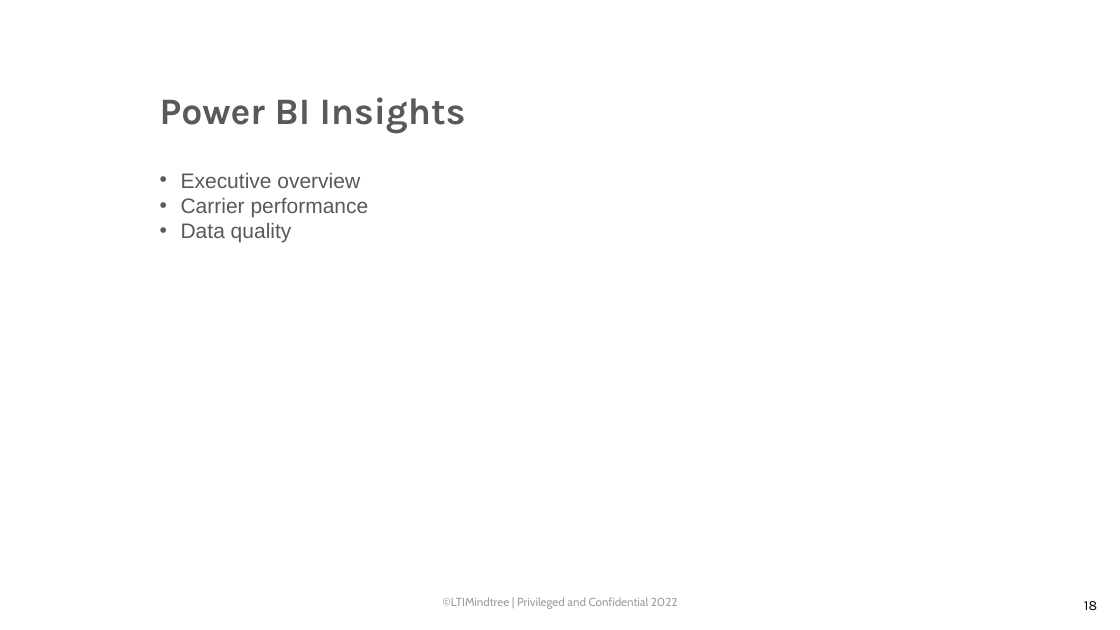
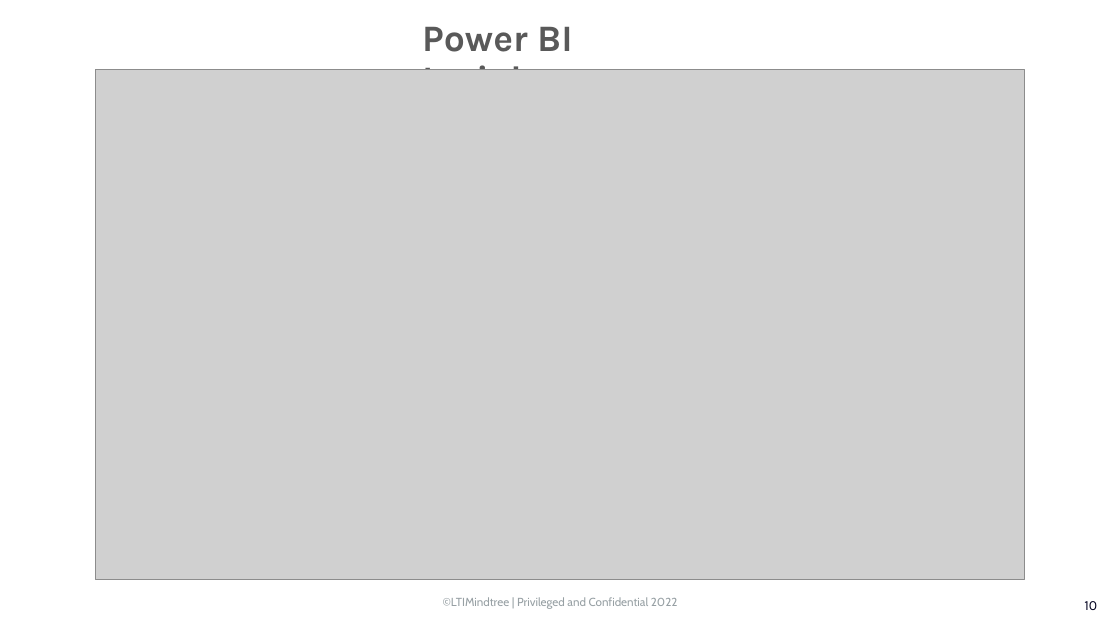
Before and after one commit to Drupad-DeV/Logistics-CAP, a slide deck: slide 10 of Logistics Cost & Delivery Analytics (ADLS +.pptx (slide 18 before the commit). Drawn at 1120x630 pixels with LibreOffice and Linux fonts; fonts in the diff are those of the drawing; grey boxes stand for pictures; background and template pictures are left out. Boxes give left, top, right and bottom in pixels: in the first picture for what was removed or moved away, otherwise in the second. Text is boxed around its words. In the diff, an @@ line names an element or a change of style, - is before the commit and + after.

```diff
--- a/Logistics Cost & Delivery Analytics (ADLS +.pptx
+++ b/Logistics Cost & Delivery Analytics (ADLS +.pptx
@@ text "Power BI Insights" rewrapped from [160,97,466,134] to [422,27,573,70] @@
@@ picture added at [96,70,1025,581] @@
@@ text removed at [181,173,369,242] @@
-• Executive overview
-• Carrier performance
-• Data quality
@@ page number at [1084,601,1097,610]: text changed @@
-18
+10
```
Also in this commit, not shown: 6 other slides changed, 4 slides added, 12 slides removed.
